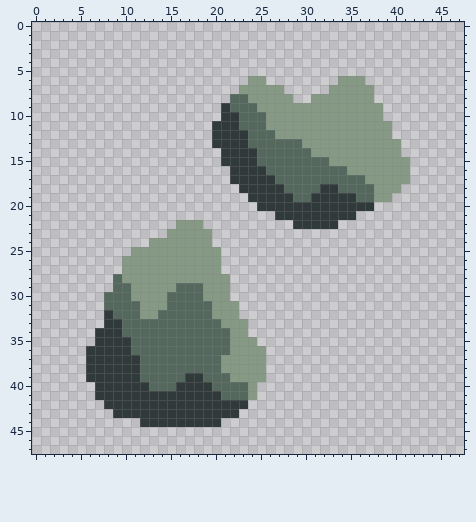
Edited in one commit: pixel-art sprite (assets/sprites/blocks/environment/objects/forenite-boulder1.png). The first picture shows the starting point.
The file is 48x48 pixels.
Now the later version:
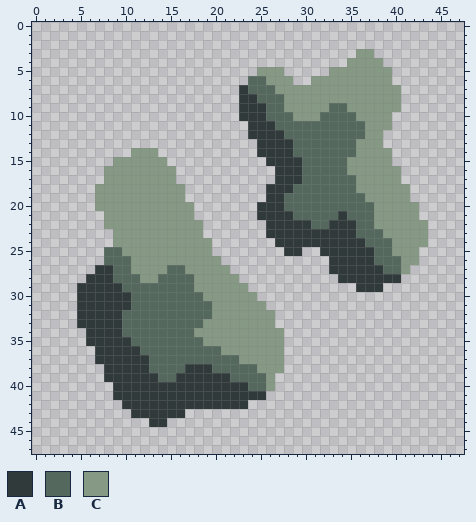
Palette (. is transparent): A #313a3b  B #54685e  C #869985
Changes in this commit:
Changed rows in their new state; - is an unchanged pixel.
first column x 5:
 3 -------------------------------CC------
 4 ------------------------------CCCC-----
 5 --------------------CCC-----CCCCCCC----
 6 -------------------BBCCC--CCC---CCC----
 7 ------------------ABBB-CCCCC-----CCC---
 8 -----------------.AABBB-CC-------CCC---
 9 ----------------..AAABB-----BB----CC---
10 ----------------..AAABBB---BBBB---C----
11 ---------------....AAABBBBBBBBBB-------
12 ---------------....AAAABBBBBBBBB--.----
13 ---------------.....AAAA-BBBBBB---..---
14 ------CCC-------....AAAA--BBBBB----.---
15 ----CCCCCC------.....AAAA---BB-----..--
16 ---CCCCCCCC------.....AAA-----------.--
17 ---CCCCCCCC------.....AAA------C----.--
18 --CCCCCCCCCC------...--A---BB--CC---C--
19 --CCCCCCCCCC-------..--B--BBBBB-C--CC--
20 --CCCCCCCCCCC----------BBBBBBBBBBCCCCC-
21 ---CCCCCCCCCC-------AA--BBBBB-BBBCCCCC-
22 ---CCCCCCCC----------AAA--BB-AABBCCCCCC
23 ----CCCCCC----.------AAAAAAAAAABBBCCCCC
24 ----CCCC--------------AAAAAAAAAABBBCCCC
25 ---BBC---------.-------AA--AAAAAABBCCC-
26 ---BBB----------------------AAAAABBBCC-
27 --AABB----BB----C-----------AAAAAABBC--
28 -AAA-BB--BBBB----C-----------AAAAAAA---
29 AAAAA-BBBBB--C---CC------------AAA-----
30 AAAAAABBBB-------CCC-------------------
31 AAAAAA-BBB--------CCC------------------
32 AAA-A--BB---------CCCC-----------------
33 AAA-----------CC---CCC-----------------
34 -A-----------CCCC--CCCC----------------
35 -A------------CCC---CCC----------------
36 -.----A---------C----CC----------------
37 -.-----A--------BB---CC----------------
38 -..----A----AAA-BBBB-CC----------------
39 -..----AA--A--AAABBBBC-----------------
40 --..----AAA----AAAABBC-----------------
41 --..------------AAAAA------------------
42 ---..----------------------------------
43 ----..------......---------------------
44 -------.--......-----------------------
